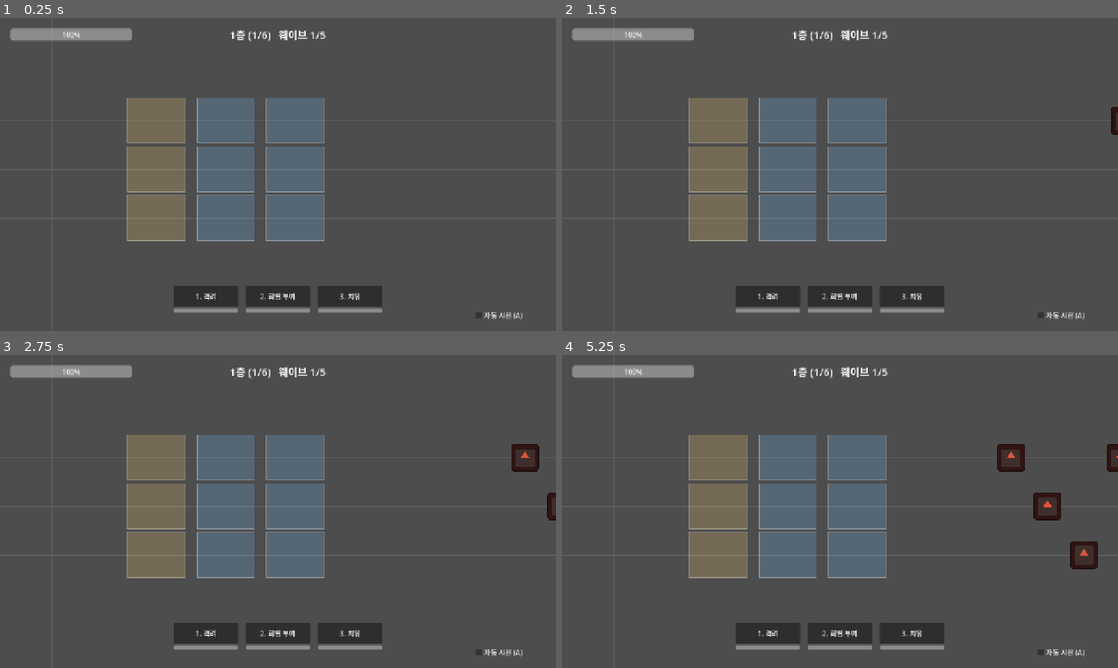
Above: before the commit, frames 1-4 (two rows, left to right).
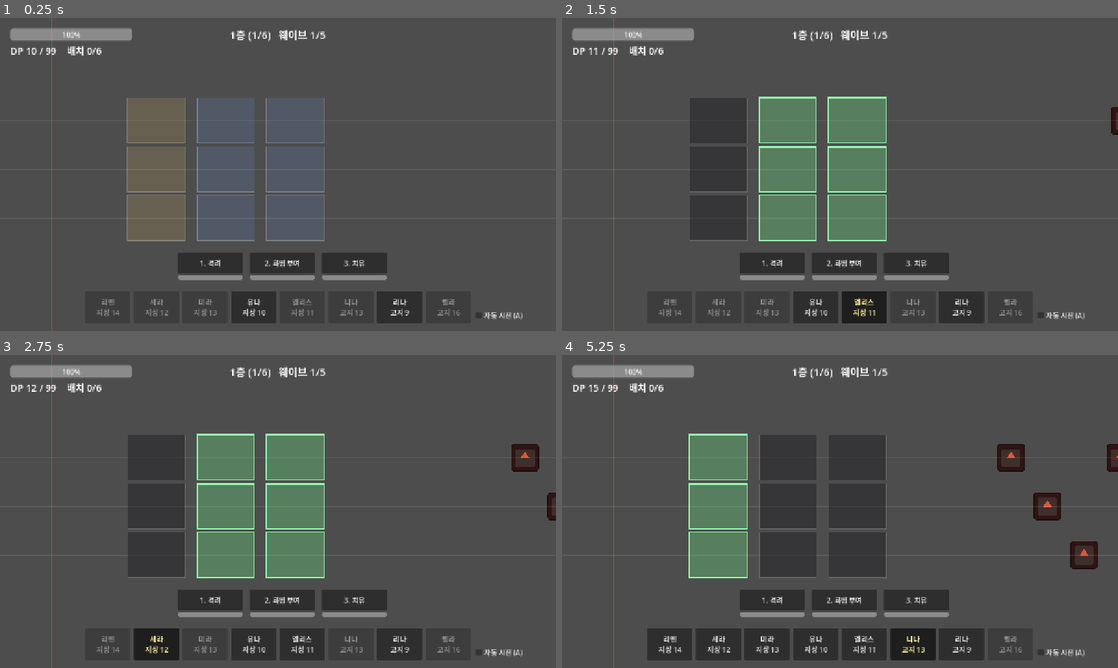
Above: after the commit, the same moments.

Repository: Sosorik/Sublike
Game: Godot game, scene res://scenes/battle/battle.tscn
Same seed, same stepped clock (60 frames per second), same inputs: the game is played once before the commit and once after it. The engine's default icon, where the game draws it, is replaced by a stand-in: a white triangle on a blue panel in a dark square.
Inputs (mouse positions are in pixels of both pictures, inside the frame that each line leads up to):
- Up to frame 1 (0.25 s): no input
- Up to frame 2 (1.5 s): click (817, 305) at 0.5 s, where only the run after the commit has a clickable "유나 지상 10"; click (862, 305) at 1.25 s, where only the run after the commit has a clickable "엘리스 지상 11"
- Up to frame 3 (2.75 s): click (155, 642) at 2 s, where only the run after the commit has a clickable "세라 지상 12"
- Up to frame 4 (5.25 s): click (962, 642) at 2.75 s, where only the run after the commit has a clickable "리나 고지 9"; click (767, 642) at 3.5 s, where only the run after the commit has a clickable "미라 지상 13"; click (667, 642) at 4.25 s, where only the run after the commit has a clickable "리엔 지상 14"; click (912, 642) at 5 s, where only the run after the commit has a clickable "니나 고지 13"

The runs differ from the first frame. In frame 1, 5.8% of the frame differs, in the area x 2-83%, y 8-98%; in frame 2, 12%; in frame 3, 12%; in frame 4, 22%.

Commit message:
5주차 4~6단계: 배치 UI
- deploy_field.gd — 9타일 격자 그리기 + 클릭 판정
  손패 선택 시 배치 가능 타일만 강조, 나머지는 덮음
  배치된 가신 클릭 → 철수 후보 선택
- HUD — DP 표시, 손패 8칸(종류·코스트·툴팁), 철수 버튼(환급 미리보기)
- 격자 드로잉을 battle.gd 에서 DeployField 로 이관
- 스킬 버튼을 위로 올려 손패 자리 확보

시작 DP 10 이라 유나(10)·리나(9)만 즉시 배치 가능 —
"싼 걸 먼저 깔지, 비싼 걸 기다릴지" 가 첫 판단이 된다.

Co-Authored-By: Claude Opus 5 <noreply@anthropic.com>

Diff:
--- a/scenes/battle/battle.tscn
+++ b/scenes/battle/battle.tscn
@@ -11,6 +11,7 @@
 [ext_resource type="PackedScene" path="res://scenes/ui/battle_hud.tscn" id="9_hud"]
 [ext_resource type="PackedScene" path="res://scenes/ui/cutin_layer.tscn" id="10_cutin"]
 [ext_resource type="Script" path="res://scripts/core/run_state.gd" id="11_run"]
+[ext_resource type="Script" path="res://scripts/ui/deploy_field.gd" id="12_field"]
 
 [node name="Battle" type="Node2D" node_paths=PackedStringArray("spawner", "party", "aida", "run_state", "skills", "cutin", "effects_root")]
 script = ExtResource("1_battle")
@@ -25,6 +26,10 @@
 [node name="Enemies" type="Node2D" parent="."]
 
 [node name="Projectiles" type="Node2D" parent="."]
+
+[node name="DeployField" type="Node2D" parent="." node_paths=PackedStringArray("party")]
+script = ExtResource("12_field")
+party = NodePath("../Party")
 
 [node name="Units" type="Node2D" parent="."]
 
@@ -55,12 +60,14 @@
 enemy_scene = ExtResource("2_enemy")
 enemies_root = NodePath("../Enemies")
 
-[node name="BattleHUD" parent="." node_paths=PackedStringArray("skills", "aida", "run_state", "spawner", "battle") instance=ExtResource("9_hud")]
+[node name="BattleHUD" parent="." node_paths=PackedStringArray("skills", "aida", "run_state", "spawner", "battle", "party", "deploy_field") instance=ExtResource("9_hud")]
 skills = NodePath("../AidaSkills")
 aida = NodePath("../Aida")
 run_state = NodePath("../RunState")
 spawner = NodePath("../EnemySpawner")
 battle = NodePath("..")
+party = NodePath("../Party")
+deploy_field = NodePath("../DeployField")
 
 [node name="CutinLayer" parent="." node_paths=PackedStringArray("skills", "aida") instance=ExtResource("10_cutin")]
 skills = NodePath("../AidaSkills")
--- a/scenes/ui/battle_hud.tscn
+++ b/scenes/ui/battle_hud.tscn
@@ -2,7 +2,7 @@
 
 [ext_resource type="Script" path="res://scripts/ui/battle_hud.gd" id="1_hud"]
 
-[node name="BattleHUD" type="CanvasLayer" node_paths=PackedStringArray("slots_box", "auto_cast_box", "hp_bar", "status_label", "result_panel", "result_label", "retry_button", "upgrade_panel", "upgrade_box")]
+[node name="BattleHUD" type="CanvasLayer" node_paths=PackedStringArray("slots_box", "auto_cast_box", "hp_bar", "status_label", "result_panel", "result_label", "retry_button", "upgrade_panel", "upgrade_box", "dp_label", "hand_box", "retreat_button")]
 script = ExtResource("1_hud")
 slots_box = NodePath("Root/Slots")
 auto_cast_box = NodePath("Root/AutoCast")
@@ -13,6 +13,9 @@
 retry_button = NodePath("Root/Result/Retry")
 upgrade_panel = NodePath("Root/Upgrade")
 upgrade_box = NodePath("Root/Upgrade/Choices")
+dp_label = NodePath("Root/DP")
+hand_box = NodePath("Root/Hand")
+retreat_button = NodePath("Root/Retreat")
 
 [node name="Root" type="Control" parent="."]
 process_mode = 3
@@ -40,10 +43,10 @@
 anchor_top = 1.0
 anchor_right = 0.5
 anchor_bottom = 1.0
-offset_left = -250.0
-offset_top = -104.0
+offset_left = -230.0
+offset_top = -180.0
 offset_right = 250.0
-offset_bottom = -30.0
+offset_bottom = -106.0
 grow_horizontal = 2
 grow_vertical = 0
 theme_override_constants/separation = 16
@@ -180,3 +183,43 @@
 grow_vertical = 2
 theme_override_constants/separation = 16
 alignment = 1
+
+[node name="DP" type="Label" parent="Root"]
+layout_mode = 1
+offset_left = 24.0
+offset_top = 58.0
+offset_right = 360.0
+offset_bottom = 90.0
+mouse_filter = 2
+theme_override_font_sizes/font_size = 22
+text = "DP 10 / 99"
+
+[node name="Hand" type="HBoxContainer" parent="Root"]
+layout_mode = 1
+anchors_preset = 7
+anchor_left = 0.5
+anchor_top = 1.0
+anchor_right = 0.5
+anchor_bottom = 1.0
+offset_left = -460.0
+offset_top = -92.0
+offset_right = 460.0
+offset_bottom = -18.0
+grow_horizontal = 2
+grow_vertical = 0
+theme_override_constants/separation = 8
+alignment = 1
+
+[node name="Retreat" type="Button" parent="Root"]
+visible = false
+layout_mode = 1
+anchors_preset = 1
+anchor_left = 1.0
+anchor_right = 1.0
+offset_left = -280.0
+offset_top = 24.0
+offset_right = -24.0
+offset_bottom = 68.0
+grow_horizontal = 0
+theme_override_font_sizes/font_size = 20
+text = "철수"
--- a/scripts/core/battle.gd
+++ b/scripts/core/battle.gd
@@ -32,11 +32,8 @@
 ## 층 클리어 후 강화 3택을 내민다. (강화 ID 목록)
 signal upgrades_offered(ids: Array)
 
-## 배치 타일과 레인을 그린다. 정식 타일 아트가 나오면 DeployField 로 옮긴다.
+## 아이다 피해선을 그린다. 완성 전 끈다.
 @export var debug_draw: bool = true
-
-## 타일 하나의 크기. 배치 입력 판정에도 같은 값을 쓴다.
-const TILE_SIZE: Vector2 = Vector2(132.0, 104.0)
 
 
 func _ready() -> void:
@@ -205,32 +202,12 @@
 	spawner.stop()
 
 
-## 레인 안내선. 좌표가 문서와 맞는지 눈으로 확인하기 위한 임시 표시.
+## 아이다 피해선만 그린다. 배치 격자는 DeployField 가 그린다.
 func _draw() -> void:
 	if not debug_draw:
 		return
 
-	var lane_color := Color(1.0, 1.0, 1.0, 0.10)
-	var ground_color := Color(0.45, 0.75, 1.0, 0.22)
-	var high_color := Color(1.0, 0.82, 0.45, 0.22)
-	var edge_color := Color(1.0, 1.0, 1.0, 0.28)
 	var hit_color := Color(1.0, 0.3, 0.3, 0.5)
-
-	# 레인 안내선
-	for lane in BattleLayout.LANES:
-		var y: float = BattleLayout.lane_y(lane)
-		draw_line(Vector2(0.0, y), Vector2(1280.0, y), lane_color, 2.0)
-
-	# 배치 타일 9칸. 지상은 파랑, 고지는 금색.
-	var half := Vector2(TILE_SIZE.x * 0.5, TILE_SIZE.y * 0.5)
-	for li in BattleLayout.lane_count():
-		for ci in BattleLayout.column_count():
-			var center: Vector2 = BattleLayout.tile_position(li, ci)
-			var rect := Rect2(center - half, TILE_SIZE)
-			var is_ground: bool = BattleLayout.column_kind(ci) == BattleLayout.GROUND
-			draw_rect(rect, ground_color if is_ground else high_color)
-			draw_rect(rect, edge_color, false, 2.0)
-
 	# 아이다 피해선
 	draw_line(
 		Vector2(BattleLayout.AIDA_HIT_X, 0.0),
--- a/scripts/ui/battle_hud.gd
+++ b/scripts/ui/battle_hud.gd
@@ -13,6 +13,17 @@
 ## 인스펙터에서 Aida 를 연결한다.
 @export var aida: Aida
 
+## 인스펙터에서 Party / DeployField 를 연결한다. 배치 조작이 여기서 나온다.
+@export var party: Node
+@export var deploy_field: DeployField
+
+## 인스펙터에서 DP 표시(Label)와 손패(HBoxContainer)를 연결한다.
+@export var dp_label: Label
+@export var hand_box: HBoxContainer
+
+## 철수 버튼. 배치된 가신을 고르면 나타난다.
+@export var retreat_button: Button
+
 ## 인스펙터에서 RunState / EnemySpawner / Battle 을 연결한다.
 @export var run_state: RunState
 @export var spawner: Node
@@ -65,6 +76,19 @@
 
 	if result_panel != null:
 		result_panel.visible = false
+
+	if party != null and deploy_field != null:
+		_build_hand()
+		party.dp_changed.connect(_on_dp_changed)
+		party.unit_deployed.connect(_on_unit_deployed)
+		party.unit_retreated.connect(_on_unit_retreated)
+		deploy_field.tile_selected.connect(_on_tile_selected)
+		deploy_field.unit_selected.connect(_on_unit_selected)
+		deploy_field.selection_cleared.connect(_on_selection_cleared)
+		_on_dp_changed(party.get_dp(), party.get_dp_max())
+	if retreat_button != null:
+		retreat_button.visible = false
+		retreat_button.pressed.connect(_on_retreat_pressed)
 	if upgrade_panel != null:
 		upgrade_panel.visible = false
 	if battle != null:
@@ -151,6 +175,129 @@
 	skills.set_auto_cast(pressed)
 
 
+## ---------------------------------------------------------------- 배치
+
+var _hand_buttons: Dictionary = {}   ## hero_id → Button
+
+
+## 손패 버튼을 만든다. 이름과 코스트를 보여준다.
+func _build_hand() -> void:
+	if hand_box == null:
+		return
+	for child in hand_box.get_children():
+		child.queue_free()
+	_hand_buttons.clear()
+
+	for hid in party.roster:
+		var data: Dictionary = DataLoader.get_hero(str(hid))
+		if data.is_empty():
+			continue
+		var b := Button.new()
+		b.custom_minimum_size = Vector2(104.0, 62.0)
+		b.focus_mode = Control.FOCUS_NONE
+		b.toggle_mode = true
+		b.pressed.connect(_on_hand_pressed.bind(str(hid)))
+		hand_box.add_child(b)
+		_hand_buttons[str(hid)] = b
+	_refresh_hand()
+
+
+## DP·배치 상황에 따라 버튼 상태를 갱신한다. 못 내는 이유를 툴팁으로 준다.
+func _refresh_hand() -> void:
+	if party == null:
+		return
+	var selected: String = deploy_field.get_selected_hero() if deploy_field != null else ""
+	for hid in _hand_buttons:
+		var b: Button = _hand_buttons[hid]
+		var data: Dictionary = DataLoader.get_hero(str(hid))
+		var cost: int = party.get_cost(str(hid))
+		var deployed: bool = party.is_deployed(str(hid))
+		var kind: String = "지상" if str(data.get("deploy_type")) == BattleLayout.GROUND else "고지"
+
+		b.text = "%s
+%s %d" % [data.get("name", hid), kind, cost]
+		b.button_pressed = (str(hid) == selected)
+		# 배치돼 있거나 DP가 모자라면 못 고른다. 이유는 툴팁에 있다.
+		b.disabled = deployed or float(cost) > party.get_dp()
+		b.tooltip_text = "이미 배치됨" if deployed else (
+			"DP %d 필요" % cost if float(cost) > party.get_dp() else "저지 %d · 사거리 %.0f" % [
+				int(data.get("base_stats", {}).get("block_count", 0)),
+				float(data.get("base_stats", {}).get("range", 0.0)),
+			])
+		b.modulate = Color(1.0, 0.95, 0.6) if str(hid) == selected else Color.WHITE
+
+
+func _on_hand_pressed(hero_id: String) -> void:
+	if deploy_field == null:
+		return
+	# 같은 걸 다시 누르면 선택 해제
+	if deploy_field.get_selected_hero() == hero_id:
+		deploy_field.clear_selection()
+	else:
+		deploy_field.set_selected_hero(hero_id)
+	_hide_retreat()
+	_refresh_hand()
+
+
+func _on_tile_selected(lane: String, column: int) -> void:
+	var hero_id: String = deploy_field.get_selected_hero()
+	if hero_id.is_empty():
+		return
+	var why: String = party.deploy_blocker(hero_id, lane, column)
+	if not why.is_empty():
+		print("배치 불가 — %s" % why)
+		return
+	party.deploy(hero_id, lane, column)
+	deploy_field.clear_selection()
+
+
+func _on_unit_selected(unit: Unit) -> void:
+	if retreat_button == null:
+		return
+	retreat_button.visible = true
+	retreat_button.text = "%s 철수 (+%d DP)" % [unit.display_name, party.get_refund(unit)]
+	_refresh_hand()
+
+
+func _on_selection_cleared() -> void:
+	_hide_retreat()
+	_refresh_hand()
+
+
+func _on_retreat_pressed() -> void:
+	var u: Unit = deploy_field.get_selected_unit()
+	if u != null:
+		party.retreat(u)
+	deploy_field.clear_selection()
+
+
+func _hide_retreat() -> void:
+	if retreat_button != null:
+		retreat_button.visible = false
+
+
+func _on_dp_changed(dp: float, dp_max: float) -> void:
+	if dp_label != null:
+		dp_label.text = "DP %d / %d    배치 %d/%d" % [
+			int(dp), int(dp_max), party.get_deployed_count(), party.get_deploy_limit()
+		]
+	_refresh_hand()
+	if deploy_field != null:
+		deploy_field.queue_redraw()
+
+
+func _on_unit_deployed(unit: Unit, cost: int) -> void:
+	print("배치 — %s %s레인 열%d (DP -%d)" % [unit.display_name, unit.lane, unit.column + 1, cost])
+	_hide_retreat()
+	_refresh_hand()
+
+
+func _on_unit_retreated(hero_id: String, refund: int) -> void:
+	print("철수 — %s (DP +%d)" % [hero_id, refund])
+	_hide_retreat()
+	_refresh_hand()
+
+
 ## ---------------------------------------------------------------- 강화 3택
 
 ## 후보 수만큼 버튼을 새로 만든다. 개수가 3보다 적을 수도 있다.
--- /dev/null
+++ b/scripts/ui/deploy_field.gd
@@ -0,0 +1,136 @@
+class_name DeployField
+extends Node2D
+
+## 배치 타일 9칸. 격자를 그리고 클릭을 받는다.
+##
+## 손패에서 가신을 고르면 놓을 수 있는 타일이 밝아지고, 못 놓는 타일은 어두워진다.
+## 아무것도 고르지 않은 상태에서 배치된 가신을 누르면 철수 대상으로 선택된다.
+
+## 빈 타일을 눌렀다. (레인, 열)
+signal tile_selected(lane: String, column: int)
+## 배치된 가신을 눌렀다. 철수 후보다.
+signal unit_selected(unit: Unit)
+## 빈 곳을 눌러 선택이 풀렸다.
+signal selection_cleared()
+
+## 타일 하나의 크기. 클릭 판정도 이 크기로 한다.
+const TILE_SIZE: Vector2 = Vector2(132.0, 104.0)
+
+const LANE_LINE: Color = Color(1.0, 1.0, 1.0, 0.08)
+const GROUND_FILL: Color = Color(0.40, 0.62, 0.95, 0.16)
+const HIGH_FILL: Color = Color(0.95, 0.78, 0.42, 0.16)
+const EDGE: Color = Color(1.0, 1.0, 1.0, 0.22)
+const OK_FILL: Color = Color(0.45, 0.95, 0.55, 0.30)
+const OK_EDGE: Color = Color(0.6, 1.0, 0.7, 0.95)
+const NO_FILL: Color = Color(0.1, 0.1, 0.12, 0.45)
+const PICK_EDGE: Color = Color(1.0, 0.85, 0.35, 0.95)
+
+## 인스펙터에서 Party 를 연결한다.
+@export var party: Node
+
+## 격자를 그린다. 정식 타일 아트가 나오면 끈다.
+@export var draw_grid: bool = true
+
+var _selected_hero: String = ""
+var _selected_unit: Unit = null
+
+
+## 손패에서 고른 가신. 빈 문자열이면 선택 해제.
+func set_selected_hero(hero_id: String) -> void:
+	_selected_hero = hero_id
+	_selected_unit = null
+	queue_redraw()
+
+
+func get_selected_hero() -> String:
+	return _selected_hero
+
+
+func get_selected_unit() -> Unit:
+	return _selected_unit
+
+
+func clear_selection() -> void:
+	_selected_hero = ""
+	_selected_unit = null
+	queue_redraw()
+	selection_cleared.emit()
+
+
+func _unhandled_input(event: InputEvent) -> void:
+	if not (event is InputEventMouseButton):
+		return
+	var mb: InputEventMouseButton = event
+	if not mb.pressed:
+		return
+
+	if mb.button_index == MOUSE_BUTTON_RIGHT:
+		clear_selection()
+		return
+	if mb.button_index != MOUSE_BUTTON_LEFT:
+		return
+
+	var tile: Vector2i = tile_at(get_global_mouse_position())
+	if tile.x < 0:
+		clear_selection()
+		return
+
+	var lane: String = BattleLayout.LANES[tile.x]
+	var occupant: Unit = party.get_unit_at(lane, tile.y) if party != null else null
+
+	if not _selected_hero.is_empty():
+		# 배치 시도. 성공 여부는 Party 가 판단한다.
+		tile_selected.emit(lane, tile.y)
+		return
+
+	if occupant != null:
+		_selected_unit = occupant
+		queue_redraw()
+		unit_selected.emit(occupant)
+	else:
+		clear_selection()
+
+
+## 좌표가 어느 타일인가. (레인 인덱스, 열 인덱스). 없으면 (-1, -1).
+func tile_at(world_pos: Vector2) -> Vector2i:
+	var half: Vector2 = TILE_SIZE * 0.5
+	for li in BattleLayout.lane_count():
+		for ci in BattleLayout.column_count():
+			var c: Vector2 = BattleLayout.tile_position(li, ci)
+			if Rect2(c - half, TILE_SIZE).has_point(world_pos):
+				return Vector2i(li, ci)
+	return Vector2i(-1, -1)
+
+
+func _draw() -> void:
+	if not draw_grid:
+		return
+
+	for lane in BattleLayout.LANES:
+		var y: float = BattleLayout.lane_y(lane)
+		draw_line(Vector2(0.0, y), Vector2(1280.0, y), LANE_LINE, 2.0)
+
+	var half: Vector2 = TILE_SIZE * 0.5
+	var picking: bool = not _selected_hero.is_empty()
+
+	for li in BattleLayout.lane_count():
+		for ci in BattleLayout.column_count():
+			var lane: String = BattleLayout.LANES[li]
+			var rect := Rect2(BattleLayout.tile_position(li, ci) - half, TILE_SIZE)
+			var is_ground: bool = BattleLayout.column_kind(ci) == BattleLayout.GROUND
+
+			if picking:
+				# 놓을 수 있는 칸만 밝게. 나머지는 덮어서 눈에서 지운다.
+				var ok: bool = party != null and party.can_deploy(_selected_hero, lane, ci)
+				draw_rect(rect, OK_FILL if ok else NO_FILL)
+				draw_rect(rect, OK_EDGE if ok else EDGE, false, 3.0 if ok else 1.0)
+			else:
+				draw_rect(rect, GROUND_FILL if is_ground else HIGH_FILL)
+				draw_rect(rect, EDGE, false, 2.0)
+
+	# 철수 후보 표시
+	if is_instance_valid(_selected_unit):
+		var li2: int = BattleLayout.lane_index_of(_selected_unit.lane)
+		if li2 >= 0:
+			var r := Rect2(BattleLayout.tile_position(li2, _selected_unit.column) - half, TILE_SIZE)
+			draw_rect(r, PICK_EDGE, false, 4.0)
Not shown, added: scripts/ui/deploy_field.gd.uid
Not shown, changed: docs/PROGRESS.md
